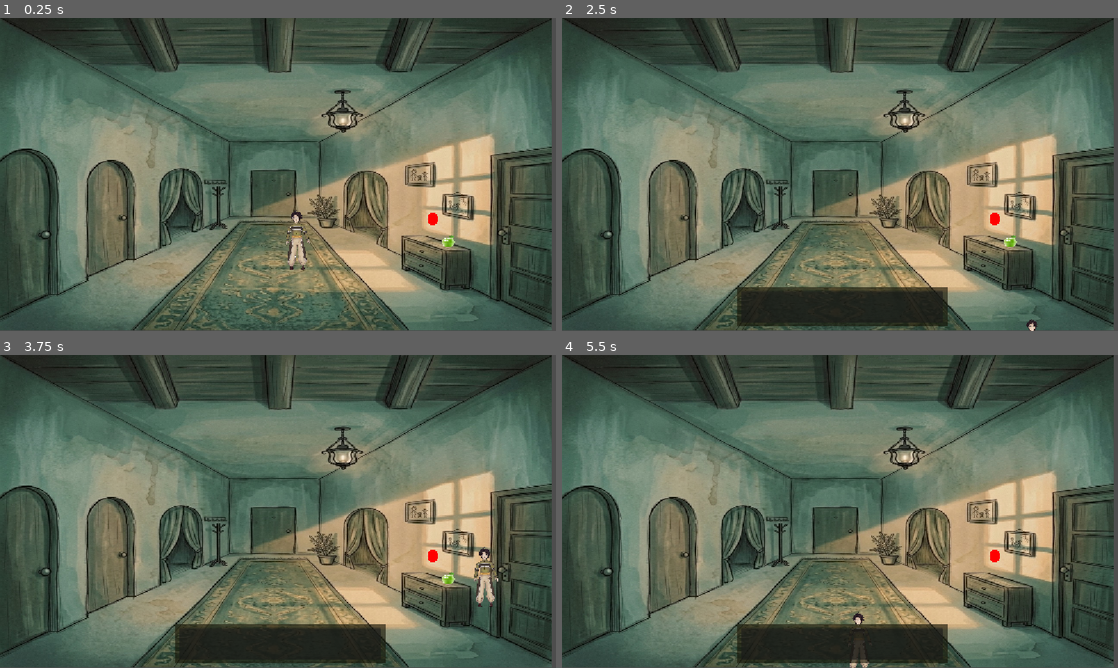
Above: before the commit, frames 1-4 (two rows, left to right).
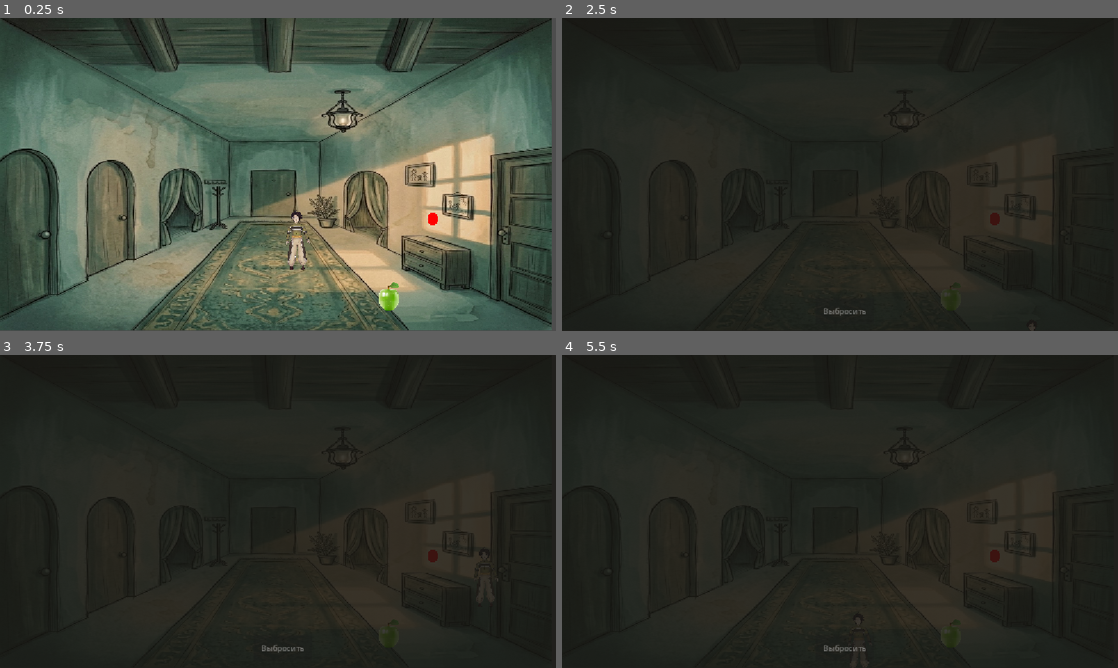
Above: after the commit, the same moments.

Repository: ramochka05/Geam
Game: Godot game, scene res://assets/levels/hall/hall.tscn
The game is run twice, just before and just after one commit, with the same random seed, the same clock (stepped at 60 frames per second) and the same inputs. This scene is started directly instead of the project's main scene.
Inputs:
- Up to frame 1 (0.25 s): no input
- Up to frame 2 (2.5 s): tap Enter at 0.5 s; hold Right (ui_right) 0.53-1.28 s; tap Tab (interact) at 0.6, 1.35, 2.3 s; hold Down (ui_down) 1.28-2.03 s; hold Right (ui_right) from 2.03 s (still down); tap E at 2.1 s
- Up to frame 3 (3.75 s): release Right (ui_right) at 2.78 s; hold Up (ui_up) 2.78-3.53 s; tap Tab (interact) at 2.85, 3.6 s; hold Left (ui_left) from 3.53 s (still down)
- Up to frame 4 (5.5 s): tap E at 4.35 s; tap Tab (interact) at 4.55, 5.1 s; release Left (ui_left) at 5.03 s; hold Down (ui_down) from 5.03 s (still down)

The runs differ from the first frame. In frame 1, 0.3% of the frame differs, in the area x 68-82%, y 69-94%; in frame 2, 89%; in frame 3, 89%; in frame 4, 89%, in the area x 0-100%, y 0-100%.

Commit message:
Сделал крутой инвентарь на весь экран и функцию выброса предметов

Diff:
--- a/assets/inventory/InventoryUI.tscn
+++ b/assets/inventory/InventoryUI.tscn
@@ -6,22 +6,30 @@
 script = ExtResource("1_lmfoq")
 
 [node name="ColorRect" type="ColorRect" parent="." unique_id=1616145289]
-offset_left = 362.0
-offset_top = 556.0
-offset_right = 799.0
-offset_bottom = 638.0
+anchors_preset = 15
+anchor_right = 1.0
+anchor_bottom = 1.0
+grow_horizontal = 2
+grow_vertical = 2
+size_flags_horizontal = 8
 color = Color(0.07450981, 0.06666667, 0.011764706, 0.6039216)
 
 [node name="ItemList" type="ItemList" parent="ColorRect" unique_id=16170044]
-layout_mode = 0
-offset_left = 9.0
-offset_top = 10.0
-offset_right = 428.0
-offset_bottom = 76.0
+layout_mode = 1
+anchors_preset = 15
+anchor_right = 1.0
+anchor_bottom = 1.0
+grow_horizontal = 2
+grow_vertical = 2
 theme_override_constants/v_separation = 2
 theme_override_font_sizes/font_size = 10
-max_columns = 5
 same_column_width = true
-fixed_column_width = 100
-icon_mode = 0
 fixed_icon_size = Vector2i(32, 32)
+
+[node name="DropButton" type="Button" parent="ColorRect" unique_id=1192773286]
+layout_mode = 0
+offset_left = 526.0
+offset_top = 579.0
+offset_right = 646.0
+offset_bottom = 634.0
+text = "Выбросить"
--- a/assets/inventory/inventory.gd
+++ b/assets/inventory/inventory.gd
@@ -32,3 +32,18 @@
 	# Сохраняем и обновляем
 	GlobalInventory.save_data(items)
 	inventory_changed.emit()
+
+# Функция удаления предмета
+func remove_item(item: ItemData, amount: int = 1):
+	for i in range(items.size()):
+		if items[i]["item"].name == item.name:
+			items[i]["amount"] -= amount
+
+			# Если количество упало до нуля (или ниже) - удаляем ячейку
+			if items[i]["amount"] <= 0:
+				items.remove_at(i)
+
+			# Сохраняем и обновляем
+			GlobalInventory.save_data(items)
+			inventory_changed.emit()
+			return
--- a/assets/inventory/inventory_ui.gd
+++ b/assets/inventory/inventory_ui.gd
@@ -1,40 +1,65 @@
 extends CanvasLayer
 
+# Создаем сигнал, который скажет игроку: "Эй, я хочу выбросить этот предмет!"
+signal drop_item_requested(item_data)
+
 @onready var item_list = $ColorRect/ItemList
+@onready var drop_button = $ColorRect/DropButton
+
+var current_items = []
+var selected_index = -1 # Номер выбранного предмета (-1 значит ничего не выбрано)
 
 func _ready():
-	# 1. Прячем при старте
 	hide()
+	# --- НАСТРОЙКИ КРАСОТЫ ИНВЕНТАРЯ ---
+	# 1. Размер иконки (сделаем аккуратный квадрат 48x48 пикселей)
+	item_list.fixed_icon_size = Vector2(48, 48)
 
-	# 2. Настройки отображения (чтобы текст не обрезался)
-	item_list.icon_mode = ItemList.ICON_MODE_TOP
-	item_list.fixed_icon_size = Vector2(32, 32)
-	item_list.fixed_column_width = 100   # Достаточная ширина
-	item_list.max_text_lines = 2         # РАЗРЕШАЕМ 2 СТРОКИ ТЕКСТА
+	# 2. Текст будет находиться справа от иконки
+	item_list.icon_mode = ItemList.ICON_MODE_LEFT
 
-	# Убираем лишние отступы и обрезку
-	item_list.add_theme_constant_override("v_separation", 2)
+	# 3. Делаем колонку широкой (300 пикселей), чтобы текст "Зеленое яблоко (x5)" точно влез
+	item_list.fixed_column_width = 300
+
+	# 4. Запрещаем обрезать текст троеточием
 	item_list.text_overrun_behavior = TextServer.OVERRUN_NO_TRIMMING
+	# -----------------------------------
+
+	# Изначально кнопка выброса выключена (пока не кликнем на яблоко)
+	drop_button.disabled = true
+
+	# Подключаем сигналы
+	item_list.item_selected.connect(_on_item_selected)
+	drop_button.pressed.connect(_on_drop_pressed)
 
 func _process(_delta):
-	# 3. ЛОГИКА ОТКРЫТИЯ (Проверь, что эта функция у тебя есть!)
-	if Input.is_action_just_pressed("ui_focus_next"): # Это кнопка TAB
+	# Открытие на TAB
+	if Input.is_action_just_pressed("ui_focus_next"):
 		visible = !visible
-		if visible:
-			print("Инвентарь открыт")
-		else:
-			print("Инвентарь закрыт")
 
+# Обновление графики
 func update_ui(inventory_items: Array):
-	# 4. ОБНОВЛЕНИЕ СПИСКА
+	current_items = inventory_items
 	item_list.clear()
+	selected_index = -1
+	drop_button.disabled = true # Сбрасываем кнопку при обновлении
 
 	for slot in inventory_items:
 		var item = slot["item"]
 		var amount = slot["amount"]
+		var text = item.name
+		if amount > 1:
+			text += " (x" + str(amount) + ")"
+		item_list.add_item(text, item.icon)
 
-		var display_text = item.name
-		if amount > 1:
-			display_text += "\nx" + str(amount) # Перенос на новую строку
+# Когда мы кликнули на предмет в списке
+func _on_item_selected(index: int):
+	selected_index = index
+	drop_button.disabled = false # Включаем кнопку!
 
-		item_list.add_item(display_text, item.icon)
+# Когда нажали "Выбросить"
+func _on_drop_pressed():
+	if selected_index >= 0:
+		# Берем данные выбранного предмета и отправляем сигнал игроку
+		var item_to_drop = current_items[selected_index]["item"]
+		drop_item_requested.emit(item_to_drop)
--- a/assets/inventory/item_data.gd
+++ b/assets/inventory/item_data.gd
@@ -15,3 +15,6 @@
 
 # Максимальное количество предметов в стаке (если is_stackable = true)
 @export var max_stack_size: int = 99
+
+# Теперь здесь будет не сама сцена, а просто текст с путем к файлу:
+@export_file("*.tscn") var drop_scene_path: String
--- a/assets/items/apple/bad_apple.gd
+++ b/assets/items/apple/bad_apple.gd
@@ -1,32 +1,46 @@
 extends Area2D
 
-@onready var sprite: Sprite2D = $PNGApple
+# Данные для инвентаря
+@export var item_data: ItemData
+@export var amount: int = 1
 
-var is_collected = false # Наш замок
+@onready var sprite = $PNGApple
 
+var is_collected = false
+var player_node = null
 
-# Флаг, находится ли игрок в зоне
+# ВОТ ОНА! Переменная, которую ищет скрипт твоего друга:
 var player_is_near = false
 
 func _ready():
-	# Подключаем сигналы области к функциям в этом скрипте
 	body_entered.connect(_on_body_entered)
 	body_exited.connect(_on_body_exited)
 
-func _on_body_entered(_body):
-	# Проверяем, что вошел именно игрок (нужно повесить на игрока группу "player")
-	player_is_near = true
+func _on_body_entered(body):
+	# Если у того, кто подошел, есть инвентарь (это игрок)
+	if "inventory" in body:
+		player_node = body
+		player_is_near = true # Даем сигнал скрипту друга, что игрок рядом
 
-func _on_body_exited(_body):
-	player_is_near = false
+func _on_body_exited(body):
+	if body == player_node:
+		player_node = null
+		player_is_near = false
 
-# Эта функция будет вызываться из главного скрипта или через Input
+# Эту функцию вызывает скрипт игрока твоего друга при нажатии кнопки Е (или другой)
 func interact():
-	if player_is_near:
-		if is_collected:
-			return
+	if is_collected:
+		return
 
-		print("Взаимодействие с предметом!")
+	# Проверяем, вставили ли вы ресурс в Инспектор
+	if item_data != null:
+		print("Подбираем предмет...")
 		is_collected = true
-		print("Яблоко подобрано один раз")
+
+		# Кладем предмет в инвентарь
+		player_node.inventory.add_item(item_data, amount)
+
+		# Удаляем яблоко
 		call_deferred("queue_free")
+	else:
+		print("ОШИБКА: Забыли перетащить ресурс ItemData в инспектор!")
--- /dev/null
+++ b/assets/items/apple/bad_apple.tres
@@ -0,0 +1,11 @@
+[gd_resource type="Resource" script_class="ItemData" format=3 uid="uid://cptqe41wevln2"]
+
+[ext_resource type="Script" uid="uid://djtm0g8ovx1xy" path="res://assets/inventory/item_data.gd" id="1_h6mpe"]
+[ext_resource type="Texture2D" uid="uid://dqwpdwtl0j3xv" path="res://assets/items/apple/bad_apple_sprite.png" id="1_vrbkn"]
+
+[resource]
+script = ExtResource("1_h6mpe")
+name = "Плохое "
+icon = ExtResource("1_vrbkn")
+drop_scene_path = "uid://b88ssyqvyqqd8"
+metadata/_custom_type_script = "uid://djtm0g8ovx1xy"
--- /dev/null
+++ b/assets/items/apple/bad_apple.tscn
@@ -0,0 +1,23 @@
+[gd_scene format=3 uid="uid://b88ssyqvyqqd8"]
+
+[ext_resource type="Script" uid="uid://4okgj2l3u6iq" path="res://assets/items/apple/bad_apple.gd" id="1_f8tt8"]
+[ext_resource type="Resource" uid="uid://cptqe41wevln2" path="res://assets/items/apple/bad_apple.tres" id="2_fwcfj"]
+[ext_resource type="Texture2D" uid="uid://dqwpdwtl0j3xv" path="res://assets/items/apple/bad_apple_sprite.png" id="2_x7ah2"]
+
+[sub_resource type="CircleShape2D" id="CircleShape2D_mw2ef"]
+radius = 5.0990195
+
+[node name="BadApple" type="Area2D" unique_id=97196546]
+script = ExtResource("1_f8tt8")
+item_data = ExtResource("2_fwcfj")
+
+[node name="CollisionShape2D" type="CollisionShape2D" parent="." unique_id=137279065]
+position = Vector2(28, 34)
+shape = SubResource("CircleShape2D_mw2ef")
+
+[node name="PNGApple" type="Sprite2D" parent="." unique_id=629191756]
+position = Vector2(24, 30)
+scale = Vector2(0.042236295, 0.050231926)
+texture = ExtResource("2_x7ah2")
+
+[connection signal="body_entered" from="." to="." method="_on_body_entered"]
--- a/assets/levels/hall/hall.tscn
+++ b/assets/levels/hall/hall.tscn
@@ -3,15 +3,11 @@
 [ext_resource type="Texture2D" uid="uid://dyk2xymsrdxvk" path="res://assets/levels/hall/hall.jpg" id="1_i44t4"]
 [ext_resource type="PackedScene" uid="uid://dwxxue464ng7a" path="res://assets/player/player.tscn" id="2_53m2r"]
 [ext_resource type="PackedScene" uid="uid://dc4jfd01kh8dv" path="res://assets/items/apple/apple.tscn" id="4_hxxtw"]
-[ext_resource type="Script" uid="uid://4okgj2l3u6iq" path="res://assets/items/apple/bad_apple.gd" id="5_7vl5q"]
-[ext_resource type="Texture2D" uid="uid://dqwpdwtl0j3xv" path="res://assets/items/apple/bad_apple_sprite.png" id="6_8rbfl"]
+[ext_resource type="PackedScene" uid="uid://b88ssyqvyqqd8" path="res://assets/items/apple/bad_apple.tscn" id="5_k36xy"]
 [ext_resource type="Script" uid="uid://c6rjk7mccsb5j" path="res://assets/levels/transition.gd" id="6_v17jn"]
 
 [sub_resource type="RectangleShape2D" id="RectangleShape2D_t2b18"]
 size = Vector2(591.6533, 66)
-
-[sub_resource type="RectangleShape2D" id="RectangleShape2D_w0h0x"]
-size = Vector2(171.7479, 108.48272)
 
 [sub_resource type="RectangleShape2D" id="RectangleShape2D_xtsg6"]
 size = Vector2(66.8125, 85.75)
@@ -50,20 +46,6 @@
 position = Vector2(870.99994, 255.99995)
 rotation = -0.09250245
 shape = SubResource("RectangleShape2D_t2b18")
-
-[node name="BadApple" type="Area2D" parent="." unique_id=328611763]
-position = Vector2(867.98315, 456.13824)
-script = ExtResource("5_7vl5q")
-
-[node name="BadAppleCollision" type="CollisionShape2D" parent="BadApple" unique_id=1298892762]
-position = Vector2(28.016846, 39.861755)
-shape = SubResource("RectangleShape2D_w0h0x")
-debug_color = Color(0.6596862, 0.5152476, 0, 0.41960785)
-
-[node name="Apple" type="Sprite2D" parent="BadApple" unique_id=1267728984]
-position = Vector2(61.01684, 5.861744)
-scale = Vector2(0.026117187, 0.020796234)
-texture = ExtResource("6_8rbfl")
 
 [node name="Player" parent="." unique_id=505350250 instance=ExtResource("2_53m2r")]
 position = Vector2(544, 410.00003)
@@ -108,3 +90,6 @@
 position = Vector2(226, 414)
 shape = SubResource("RectangleShape2D_dtd3i")
 debug_color = Color(0.84313726, 0, 0.92156863, 0.48235294)
+
+[node name="BadApple" parent="." unique_id=1207827035 instance=ExtResource("5_k36xy")]
+position = Vector2(782, 546)
--- a/assets/player/player.gd
+++ b/assets/player/player.gd
@@ -3,6 +3,7 @@
 const SPEED = 300.0
 var current_scale = 0.2
 
+@export var drop_scene: PackedScene
 @onready var inventory = $Inventory
 @onready var inventory_ui = $InventoryUI
 # Получаем ссылку на узел спрайта (измените имя, если оно другое)
@@ -16,6 +17,8 @@
 	# ВОТ ЭТО САМОЕ ГЛАВНОЕ:
 	# Соединяем сигнал изменения инвентаря с функцией обновления экрана
 	inventory.inventory_changed.connect(inventory_ui.update_ui.bind(inventory.items))
+
+	inventory_ui.drop_item_requested.connect(_on_drop_item)
 
 	# Обновляем один раз при старте игры
 	inventory_ui.update_ui(inventory.items)
@@ -68,3 +71,21 @@
 
 func _on_bad_apple_player_entered() -> void:
 	pass # Replace with function body.
+
+
+func _on_drop_item(item_data: ItemData):
+	# 1. Удаляем 1 штуку из инвентаря
+	inventory.remove_item(item_data, 1)
+
+	# 2. Проверяем, есть ли у предмета путь к сцене выброса
+	if item_data.drop_scene_path != "":
+		# Превращаем текстовый путь в реальную сцену
+		var scene_to_drop = load(item_data.drop_scene_path)
+		var drop = scene_to_drop.instantiate()
+
+		# Передаем данные и ставим на пол
+		drop.item_data = item_data
+		drop.global_position = global_position + Vector2(0, 80)
+		get_parent().add_child(drop)
+	else:
+		print("ОШИБКА: В настройках ресурса " + item_data.name + " не указан путь Drop Scene Path!")
